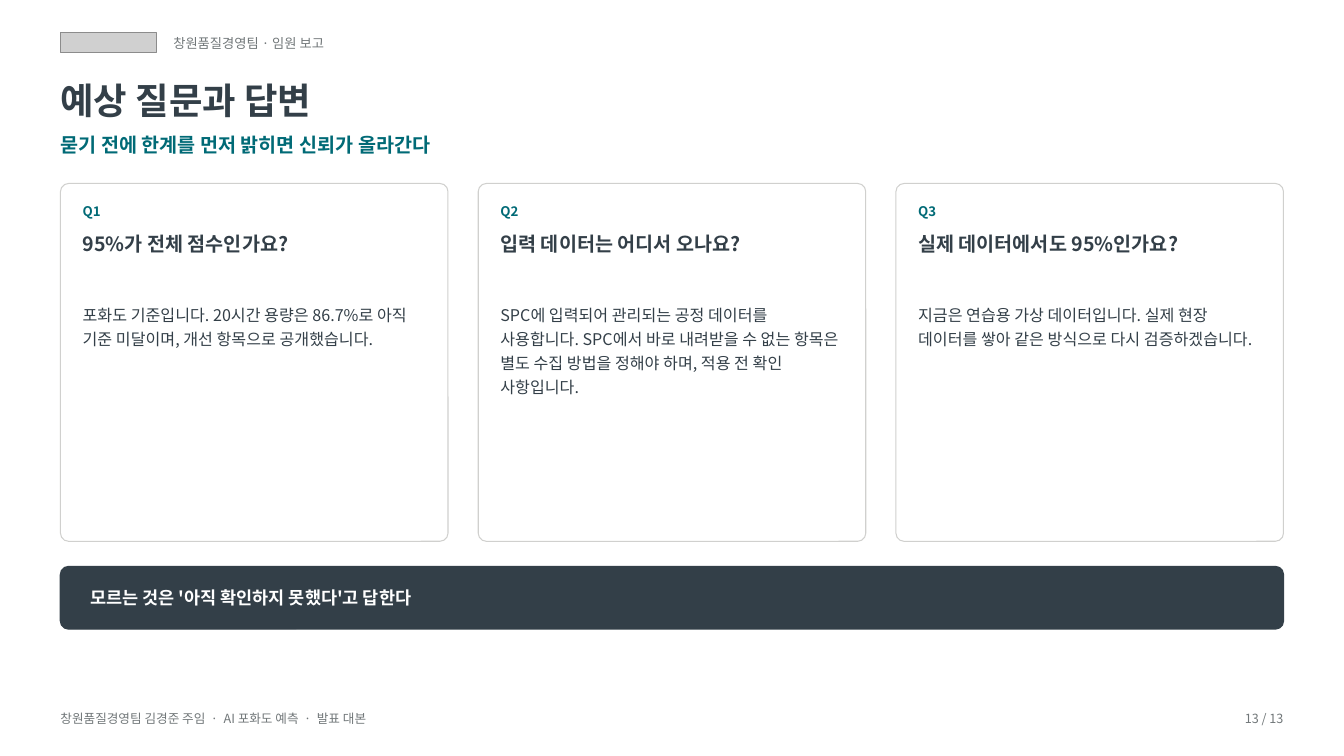
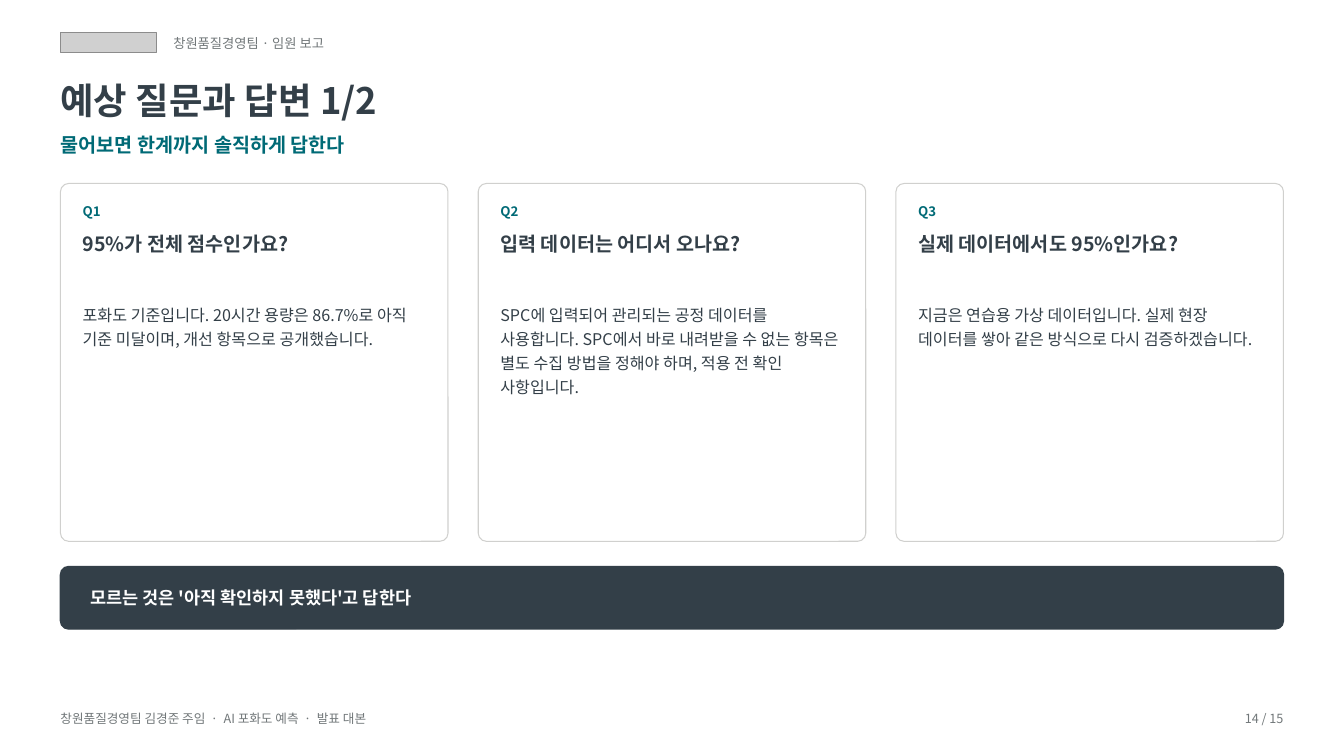
Before and after one commit to 2026axgbattery/-_AI-, a slide deck: slide 14 of 제출물_영상/임원보고_발표대본.pptx (slide 13 before the commit). Drawn at 1344x756 pixels with LibreOffice and Linux fonts; fonts in the diff are those of the drawing; grey boxes stand for pictures. Boxes give left, top, right and bottom in pixels: in the first picture for what was removed or moved away, otherwise in the second. Text is boxed around its words. In the diff, an @@ line names an element or a change of style, - is before the commit and + after.

```diff
--- a/제출물_영상/임원보고_발표대본.pptx
+++ b/제출물_영상/임원보고_발표대본.pptx
@@ text at [60, 83, 377, 121]: text changed @@
-예상 질문과 답변
+예상 질문과 답변 1/2
@@ text at [60, 135, 345, 154]: text changed @@
-묻기 전에 한계를 먼저 밝히면 신뢰가 올라간다
+물어보면 한계까지 솔직하게 답한다
@@ text at [1245, 714, 1283, 723]: text changed @@
-13 / 13
+14 / 15
```
Also in this commit, not shown: 12 other slides changed, 2 slides added, 12 other files.
